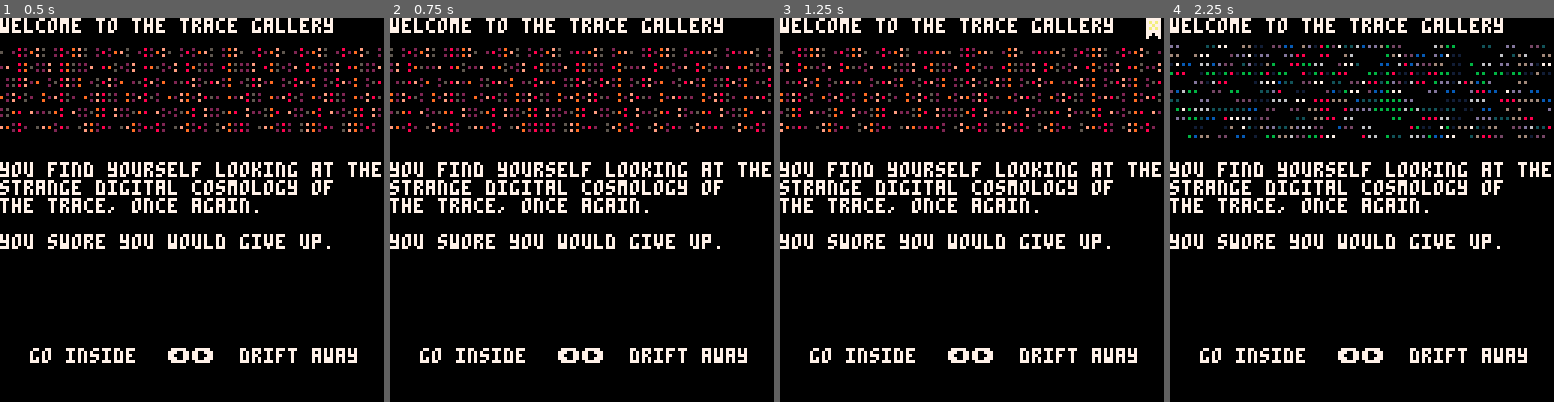
Above: before the commit, frames 1-4 (left to right).
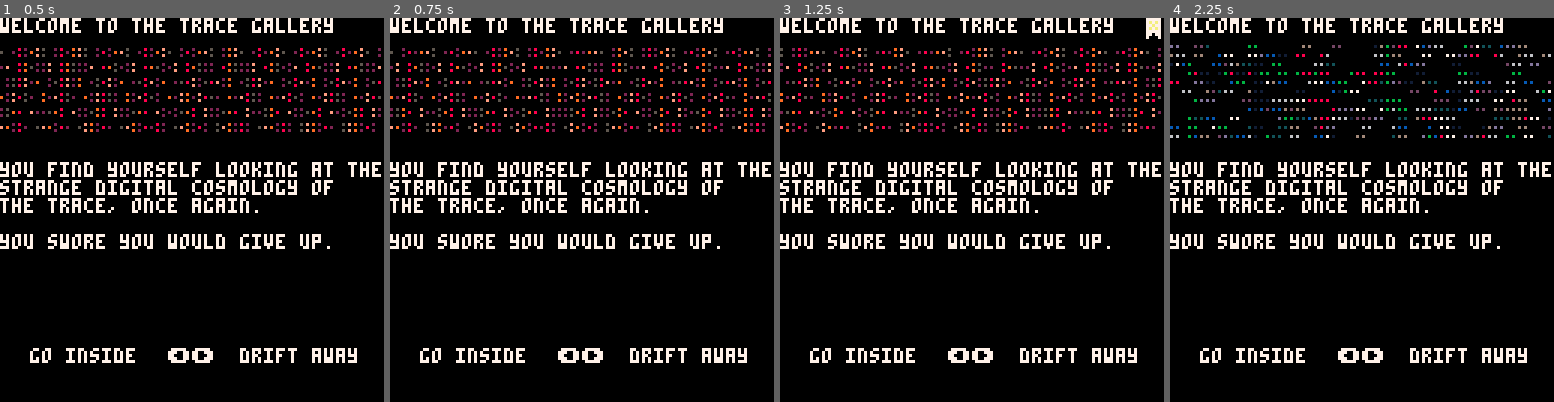
Above: after the commit, the same moments.

Repository: aebrer/pico8_carts
Game: PICO-8 cartridge games/the_trace/the_trace.p8
Two runs of this game, one before a commit and one after it. Both use one fixed random seed, a clock stepped at 60 frames per second and the inputs below.
Inputs:
- Up to frame 1 (0.5 s): tap X (X key) at 0.33 s
- Up to frame 2 (0.75 s): tap O (Z key) at 0.7 s
- Up to frame 3 (1.25 s): tap X (X key) at 1.07 s
- Up to frame 4 (2.25 s): hold Right 1.6-2.1 s; tap O (Z key) at 1.7, 2.1 s; tap X (X key) at 1.85 s; hold Up from 2.15 s (still down)

Frame 1 is identical in both runs. In frame 2, 3.3% of the frame differs, in the area x 0-100%, y 7-30%; in frame 3, 3.2%; in frame 4, 2.6%.

Commit message:
fully working dead ends

Diff:
--- a/games/the_trace/the_trace.p8
+++ b/games/the_trace/the_trace.p8
@@ -66,6 +66,7 @@
 -- update
 function _update60()
 -- srand(rnd(-1))
+ if(curr_page.cls)cls()
  if(not curr_page.i)srand(curr_page.seed)curr_page.logo:init()curr_page.i=true
  if lib[title].seed%17==0 then
   cursed=true
@@ -90,9 +91,12 @@
     if(curr_page.leave_cb)curr_page:leave_cb()
 		  if curr_page.choices[b].page then
 		  	sfx(16, 3) -- select option sound
+     local target=curr_page.choices[b].page
+     curr_page:on_leave()
 		  	prev_page=curr_page
-		  	curr_page=curr_page.choices[b].page
+		  	curr_page=target
 		  	curr_page.i=false
+
 		  end
 	  end
 	 end
@@ -101,6 +105,8 @@
  -- set bookmark
  if (bkmk and btnp(❎)) then
   if(curr_page.leave_cb)curr_page:leave_cb()
+  curr_page:on_leave()
+  prev_page=curr_page
   curr_page=bkmk
   curr_page.i=false
   bkmk=nil
@@ -108,6 +114,7 @@
   bkmk=curr_page
  end
  if (prev_page and btnp(🅾️)) then
+  curr_page:on_leave()
   curr_page=prev_page
   curr_page.i=false
   prev_page=nil
@@ -124,8 +131,12 @@
 	page.seed = get_seed(page.title)
 	page.text = text
 	page.logo = v9_static
-	page.cb = cls
+ page.cls=true
+	page.cb = nil
  page.leave_cb = nil
+ page.on_leave = function(pg)
+  if(pg.no_choice)pg.choices={}
+ end
 	page.choices = {}
 
 	-- method assignments
@@ -226,7 +237,8 @@
 
 	-- if there are no options, what do?
  if (not (c⬆️ or c⬇️ or c⬅️ or c➡️)) then
-		local no_choice=true
+  curr_page.no_choice=true
+  no_choice=true
 		if inventory["open mind"]	then
 			no_choice=false
 			curr_page.choices[⬇️]=ch_look_around
@@ -435,10 +447,9 @@
   if not inventory["blank card"] then
    lib[toc].text = lib[toc].text.."\nyou find a small blank card\nand pocket it."
    inventory["blank card"]=true
-   lib[engreg].choices[➡️]=ch_read_card
   end
  end
- if rnd()<.01 then
+ if rnd()<.03 then
   if not inventory["open mind"] then
   	inventory["open mind"]=true
   	if(curr_page.text)curr_page.text=curr_page.text.."\nyou've got a pretty open mind."
